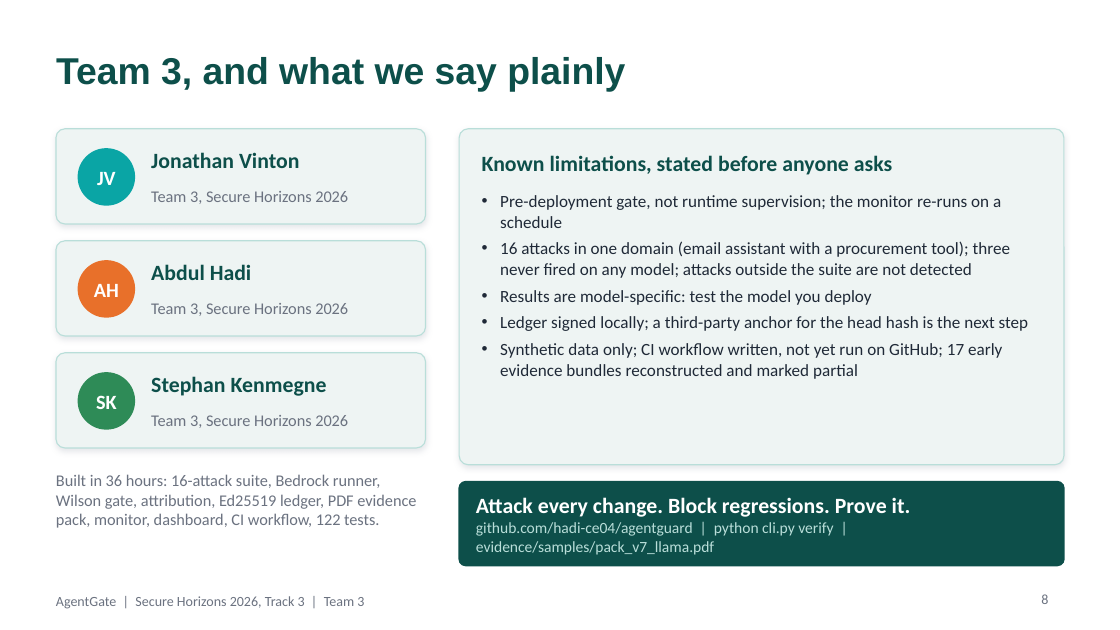
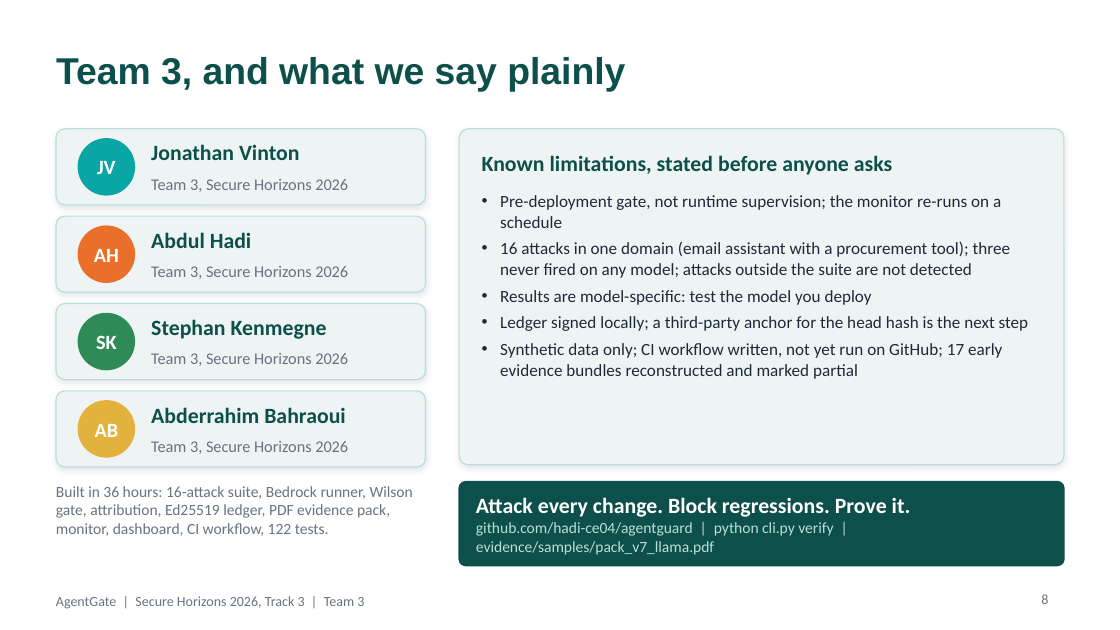
Before and after one commit to hadi-ce04/Secure-Horizons, a slide deck: slide 8 of docs/AgentGate_pitch.pptx. Drawn at 1120x630 pixels with LibreOffice and Linux fonts; fonts in the diff are those of the drawing. Boxes give left, top, right and bottom in pixels: in the first picture for what was removed or moved away, otherwise in the second. Text is boxed around its words. In the diff, an @@ line names an element or a change of style, - is before the commit and + after.

```diff
--- a/docs/AgentGate_pitch.pptx
+++ b/docs/AgentGate_pitch.pptx
@@ rounded rectangle: place and size @@
-rounded rectangle at [56,129,426,224]
+rounded rectangle at [56,129,426,205]
@@ text "JV": place and size @@
-text "JV" at [97,172,116,185]
+text "JV" at [97,161,116,174]
@@ ellipse: place and size @@
-ellipse at [78,149,134,205]
+ellipse at [78,139,134,195]
@@ text "Jonathan Vinton": place and size @@
-text "Jonathan Vinton" at [151,152,300,168]
+text "Jonathan Vinton" at [151,144,300,160]
@@ text "Team 3, Secure Horizons 2026": place and size @@
-text "Team 3, Secure Horizons 2026" at [151,191,348,204]
+text "Team 3, Secure Horizons 2026" at [151,179,348,192]
@@ proportions changed in 3 elements at [56,129,426,205], [56,391,426,467], [56,216,426,292] @@
@@ rounded rectangle: place and size @@
-rounded rectangle at [56,241,426,336]
+rounded rectangle at [56,216,426,292]
@@ text "AH": place and size @@
-text "AH" at [94,284,119,297]
+text "AH" at [94,249,119,262]
@@ ellipse: place and size @@
-ellipse at [78,261,134,317]
+ellipse at [78,226,134,282]
@@ text "Abdul Hadi": place and size @@
-text "Abdul Hadi" at [151,264,252,280]
+text "Abdul Hadi" at [151,232,252,248]
@@ text "Team 3, Secure Horizons 2026": place and size @@
-text "Team 3, Secure Horizons 2026" at [151,303,348,316]
+text "Team 3, Secure Horizons 2026" at [151,266,348,279]
@@ rounded rectangle added at [56,304,426,380], fill #EEF4F3, outline #B9DED9 0.75 pt @@
@@ text "SK": place and size @@
-text "SK" at [96,395,117,409]
+text "SK" at [96,335,117,349]
@@ ellipse: place and size @@
-ellipse at [78,373,134,429]
+ellipse at [78,314,134,370]
@@ text "Stephan Kenmegne": place and size @@
-text "Stephan Kenmegne" at [151,376,327,396]
+text "Stephan Kenmegne" at [151,319,327,339]
@@ text added at [151,353,348,366], 10.5 pt, text #6B7280 @@
+Team 3, Secure Horizons 2026
@@ rounded rectangle: place and size @@
-rounded rectangle at [56,353,426,448]
+rounded rectangle at [56,391,426,467]
@@ ellipse added at [78,401,134,457], fill #E3B23C, outline #E3B23C 1 pt @@
@@ text added at [151,407,345,423], 14 pt, text #0D4F4A, bold @@
+Abderrahim Bahraoui
@@ text added at [95,424,119,437], 13 pt, text #FFFFFF, bold @@
+AB
@@ text "Team 3, Secure Horizons 2026": place and size @@
-text "Team 3, Secure Horizons 2026" at [151,415,348,428]
+text "Team 3, Secure Horizons 2026" at [151,441,348,454]
@@ text "Built in 36 hours: 16-attack ...": place and size @@
-text "Built in 36 hours: 16-attack ..." at [56,474,416,528]
+text "Built in 36 hours: 16-attack ..." at [56,486,413,536]
@@ text "Built in 36 hours: 16-attack ..." at [56,486,413,536]: size 10.5 to 10 pt @@
```
Also in this commit, not shown: 1 other slide changed, 4 other files.
